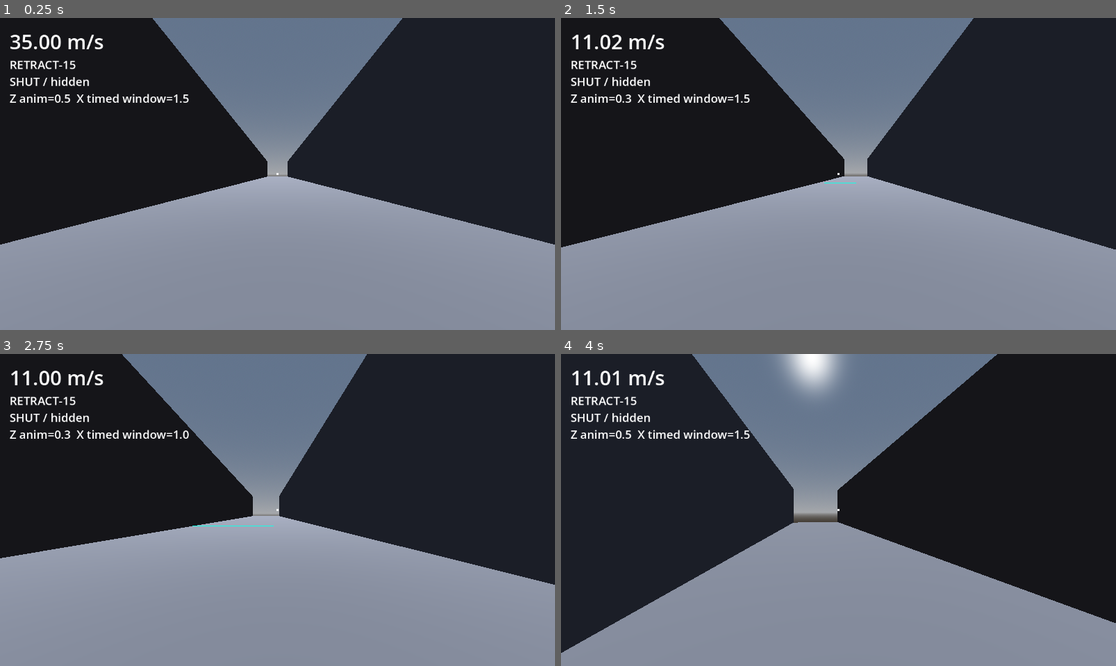
Above: before the commit, frames 1-4 (two rows, left to right).
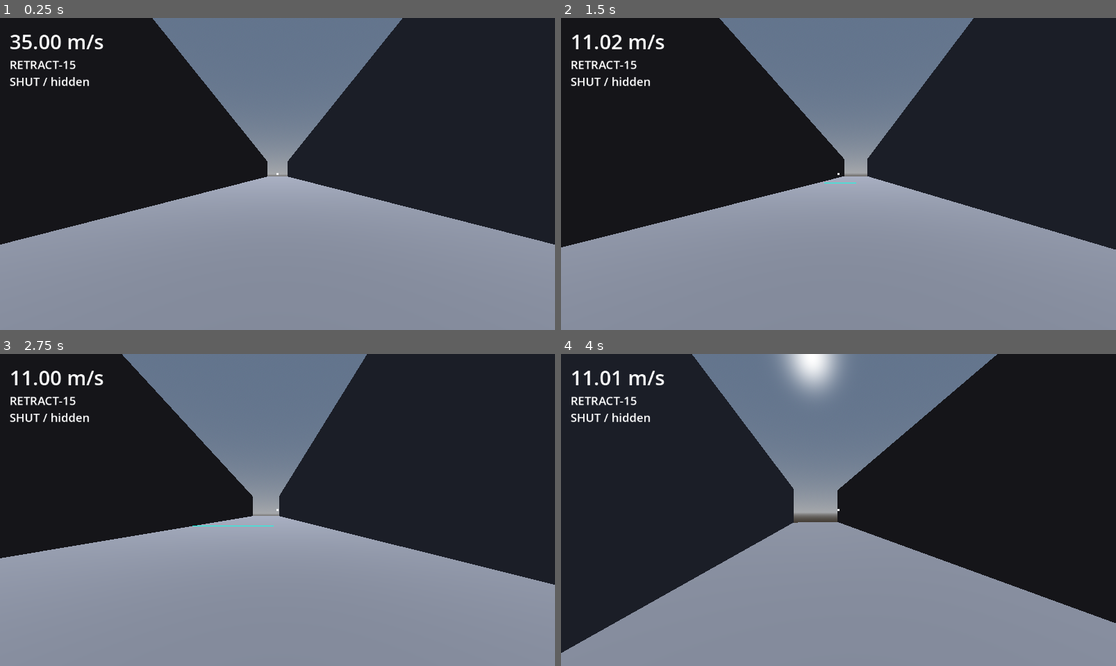
Above: after the commit, the same moments.

Repository: Crawford-Young/what-is-dark
Game: Godot game, scene res://scenes/gate_lab.tscn
Two runs of this game, one before a commit and one after it. Both use one fixed random seed, a clock stepped at 60 frames per second and the inputs below. This scene is started directly instead of the project's main scene.
Inputs (mouse positions are in pixels of both pictures, inside the frame that each line leads up to):
- Up to frame 1 (0.25 s): no input
- Up to frame 2 (1.5 s): tap Enter at 0.5 s; move the mouse to (866, 174) at 0.52 s; hold W (move_forward) from 0.53 s (still down); click (866, 174) at 0.6 s; tap Space (jump) at 0.77 s; tap Z at 0.8, 1.35 s; move the mouse to (810, 174) at 1.27 s
- Up to frame 3 (2.75 s): keep holding W (move_forward); tap Space (jump) at 1.52 s; tap X at 1.55, 2.1 s; move the mouse to (288, 503) at 2.02 s; click (288, 503) at 2.3 s
- Up to frame 4 (4 s): keep holding W (move_forward); move the mouse to (832, 516) at 2.77 s; click (832, 516) at 2.85 s; tap Space (jump) at 3.02, 3.77 s; tap Z at 3.05 s; move the mouse to (877, 513) at 3.52 s; hold Q (glance) from 3.53 s (still down); tap X at 3.8 s

The runs differ from the first frame. In frame 1, 0.4% of the frame differs, in the area x 1-35%, y 24-28%; in frame 2, 0.4%; in frame 3, 0.4%; in frame 4, 0.4%.

Commit message:
revert: remove the T8 gate-lab DEBUG PROBE and feel-round keys
What: reverts 9bbebc7 (feel-round Z/X keys) and 78b7139 (run probe), closing
T8 Step 6. Campaign and feel rounds are done (results on #13).
Verified: git diff --cached 8805ab3 --stat -> empty (byte-identical to the
probe-revert baseline); git grep -c 'DEBUG PROBE' -> 0 files.
Next: feature commit TIMED_WINDOW 1.5 -> 1.0 (user pick) and the
ANIM_DURATION comment reworded to authored/feel-picked; then Step 7 log, T9.
Ruled out: keeping the probe for T9 (the feel gate rides shipped behaviour).

Refs #13

Co-Authored-By: Claude Opus 5.5 <noreply@anthropic.com>

Diff:
--- a/scripts/gate_lab.gd
+++ b/scripts/gate_lab.gd
@@ -39,25 +39,6 @@
 
 var STATIONS: Array = []  ## populated by _build_lanes(): [{"label","spawn","face","gate","line_z"}, ...]
 
-# DEBUG PROBE — remove before gates: per-run rider telemetry (T8 sightline probe + "obstacles are not hard" diagnosis).
-const PROBE_CAPTURE_DIR := "res://tools/probe/captures"  ## DEBUG PROBE — git-excluded via tools/probe/
-const PROBE_PASS_MARGIN := 5.0  ## DEBUG PROBE — a run ends this far (m) past the gate plane
-const PROBE_SLAM_ZONE := 3.0  ## DEBUG PROBE — SLAM window: this many m before the gate plane
-const PROBE_SLAM_DROP := 0.5  ## DEBUG PROBE — SLAM = zone min speed < this fraction of zone entry speed
-const PROBE_FLUSH_TICKS := 30  ## DEBUG PROBE — CSV flush cadence (events flush immediately)
-const PROBE_COLUMNS := "tick,station,x,y,z,hspeed,gate_state,openness,revealed,event"  ## DEBUG PROBE
-var _probe_file: FileAccess  ## DEBUG PROBE
-var _probe_path := ""  ## DEBUG PROBE
-var _probe_cur := {}  ## DEBUG PROBE — station dict of the latest run (rows keep logging after a run ends)
-var _probe_run := {}  ## DEBUG PROBE — active run record; empty = no run in flight
-const FEEL_ANIMS := [0.3, 0.5, 0.8]  ## DEBUG PROBE — Z cycles GateLogic.ANIM_DURATION, s
-const FEEL_WINDOWS := [1.0, 1.5, 2.5]  ## DEBUG PROBE — X cycles the TIMED-50 re-close window, s
-var _feel_anim_i := 1  ## DEBUG PROBE — requested index (launch default 0.5)
-var _feel_window_i := 1  ## DEBUG PROBE — requested index (launch default 1.5)
-var _feel_applied := [1, 1]  ## DEBUG PROBE — indices in force; changes land only while no gate is animating
-var _feel_label: Label  ## DEBUG PROBE
-
-
 @onready var _player: Player = $Player
 @onready var _speed_label: Label = $HUD/SpeedLabel
 @onready var _station_label: Label = $HUD/StationLabel
@@ -67,7 +48,6 @@
 func _ready() -> void:
 	_build_lanes()
 	_kill_y = _lowest_geometry_y - 10.0  # from the FINAL built geometry (T1's builder rule)
-	_feel_init()  ## DEBUG PROBE
 	_reset_to_station()
 
 
@@ -82,10 +62,6 @@
 				_reset_to_station()
 			KEY_R:
 				_reset_to_station()
-			KEY_Z:  ## DEBUG PROBE
-				_feel_anim_i = (_feel_anim_i + 1) % FEEL_ANIMS.size()  ## DEBUG PROBE
-			KEY_X:  ## DEBUG PROBE
-				_feel_window_i = (_feel_window_i + 1) % FEEL_WINDOWS.size()  ## DEBUG PROBE
 
 
 func _physics_process(_delta: float) -> void:
@@ -100,19 +76,15 @@
 		gate.reveal()
 	_gate_label.text = "%s / %s" % [GateLogic.State.keys()[gate.logic.state],
 		"revealed" if gate.is_revealed() else "hidden"]
-	_feel_tick()  ## DEBUG PROBE
-	_probe_tick(speed)  ## DEBUG PROBE
 
 
 ## Teleport to the station spawn and put its gate back to SHUT + hidden.
 func _reset_to_station() -> void:
-	_probe_on_reset()  ## DEBUG PROBE
 	var s: Dictionary = STATIONS[_station]
 	_player.teleport(s["spawn"], s["face"])
 	_player.velocity = (s["face"] as Vector3) * SPAWN_SPEED  # teleport() zeroes velocity
 	(s["gate"] as GateNode).reset()
 	_station_label.text = s["label"]
-	_probe_begin_run()  ## DEBUG PROBE
 
 
 func _build_lanes() -> void:
@@ -209,210 +181,3 @@
 ## Kill-plane tracking (surf_lab R1 #14): the plane sits below every built surface.
 func _track_lowest(y: float) -> void:
 	_lowest_geometry_y = minf(_lowest_geometry_y, y)
-
-
-## DEBUG PROBE — opens the CSV sink once and prints the GATE_PROBE header.
-func _probe_open() -> void:
-	if _probe_path != "":
-		return
-	var dir := ProjectSettings.globalize_path(PROBE_CAPTURE_DIR)
-	DirAccess.make_dir_recursive_absolute(dir)
-	var stamp := Time.get_datetime_string_from_system().replace(":", "-")
-	_probe_path = "%s/gate_%s.csv" % [dir, stamp]
-	_probe_file = FileAccess.open(_probe_path, FileAccess.WRITE)
-	print("GATE_PROBE: capture=%s PASS_MARGIN=%.1f SLAM_ZONE=%.1f SLAM_DROP=%.2f FLUSH_TICKS=%d ACTIVATE_RANGE=%.0f OPEN_THRESHOLD=%.2f tick_hz=%d | outcome := OPEN_PASS (open at gate plane) / SHUT_PASS_AROUND (|x off| > corridor half-width) / SHUT_PASS_OVER (y > barrier_height) / SLAM (min speed in last SLAM_ZONE m before plane < SLAM_DROP * zone entry speed, plane never reached) / FALL (respawn) / NO_ARRIVAL (reset before plane); SHUT_PASS_OTHER = shut at plane, neither around nor over" % [
-		_probe_path, PROBE_PASS_MARGIN, PROBE_SLAM_ZONE, PROBE_SLAM_DROP, PROBE_FLUSH_TICKS,
-		Player.ACTIVATE_RANGE, GateNode.OPEN_THRESHOLD, Engine.physics_ticks_per_second])
-	if _probe_file:
-		_probe_file.store_line(PROBE_COLUMNS)
-		_probe_file.flush()
-
-
-## DEBUG PROBE — run record for the station the rider was just placed on.
-func _probe_begin_run() -> void:
-	_probe_cur = STATIONS[_station]
-	var gate: GateNode = _probe_cur["gate"]
-	_probe_run = {"gate_z": gate.global_position.z, "lane_x": gate.global_position.x,
-		"line_tick": -1, "line_speed": 0.0, "click_tick": -1, "click_dist": 0.0,
-		"click_hit": "NONE", "click_revealed": false, "clicks": 0, "plane_tick": -1,
-		"plane_state": "", "plane_open": 0.0, "plane_xoff": 0.0, "plane_y": 0.0,
-		"max_xoff": 0.0, "zone_speed": -1.0, "zone_min": 0.0}
-
-
-## DEBUG PROBE — a reset/respawn ends the run in flight (called before the teleport).
-func _probe_on_reset() -> void:
-	_probe_open()
-	if _probe_cur.is_empty():
-		return
-	var respawn := _player.global_position.y < _kill_y
-	_probe_row("RESPAWN" if respawn else "RESET")
-	if not _probe_run.is_empty():
-		_probe_finish("FALL" if respawn else "")
-	if _probe_file:
-		_probe_file.flush()
-
-
-## DEBUG PROBE — one CSV row per physics tick, plus run bookkeeping and click polling.
-func _probe_tick(speed: float) -> void:
-	if _probe_cur.is_empty():
-		return
-	var p := _player.global_position
-	var tick := Engine.get_physics_frames()
-	var events: Array = []
-	if not _probe_run.is_empty():
-		_probe_track(p, speed, tick, events)
-	if Input.is_action_just_pressed(&"activate"):
-		events.append("CLICK")
-		_probe_click(p, tick)
-	_probe_row("|".join(events))
-	if not events.is_empty() or tick % PROBE_FLUSH_TICKS == 0:
-		if _probe_file:
-			_probe_file.flush()
-
-
-## DEBUG PROBE — line crossing, gate-plane arrival, slam zone and run end.
-func _probe_track(p: Vector3, speed: float, tick: int, events: Array) -> void:
-	var r := _probe_run
-	var gate: GateNode = _probe_cur["gate"]
-	var gate_z: float = r["gate_z"]
-	if r["line_tick"] < 0 and p.z <= float(_probe_cur["line_z"]):
-		r["line_tick"] = tick
-		r["line_speed"] = speed
-		events.append("LINE_CROSS")
-	if r["line_tick"] >= 0 and r["plane_tick"] < 0:
-		r["max_xoff"] = maxf(r["max_xoff"], absf(p.x - r["lane_x"]))
-	if r["plane_tick"] < 0 and p.z <= gate_z + PROBE_SLAM_ZONE and p.z > gate_z:
-		if r["zone_speed"] < 0.0:
-			r["zone_speed"] = speed
-			r["zone_min"] = speed
-		r["zone_min"] = minf(r["zone_min"], speed)
-	if r["plane_tick"] < 0 and p.z <= gate_z:
-		r["plane_tick"] = tick
-		r["plane_state"] = GateLogic.State.keys()[gate.logic.state]
-		r["plane_open"] = gate.logic.openness()
-		r["plane_xoff"] = p.x - r["lane_x"]
-		r["plane_y"] = p.y
-		events.append("GATE_PLANE")
-	if r["plane_tick"] >= 0 and p.z <= gate_z - PROBE_PASS_MARGIN:
-		_probe_finish("")
-
-
-## DEBUG PROBE — classifies the click; click_* fields record the OPENING click, `clicks` counts all.
-func _probe_click(p: Vector3, tick: int) -> void:
-	var gate: GateNode = _probe_cur["gate"]
-	var hit_class := _probe_classify(gate)
-	if _probe_run.is_empty():
-		return
-	var r := _probe_run
-	r["clicks"] += 1
-	# Opening click = first click after the line that is a TARGET hit while revealed
-	# (only the Target body opens a gate); a miss or a barrier/bridge click is not it.
-	if r["line_tick"] >= 0 and r["click_tick"] < 0 and hit_class == "TARGET" and gate.is_revealed():
-		r["click_tick"] = tick
-		r["click_dist"] = p.z - float(r["gate_z"])
-		r["click_hit"] = hit_class
-		r["click_revealed"] = gate.is_revealed()
-
-
-## DEBUG PROBE — the same ray the player casts: TARGET / BARRIER / BRIDGE / OTHER / NONE.
-func _probe_classify(gate: GateNode) -> String:
-	var from := (_player.get_node("Head/Camera") as Camera3D).global_position
-	var query := PhysicsRayQueryParameters3D.create(from, from + _player.camera_forward() * Player.ACTIVATE_RANGE)
-	query.exclude = [_player.get_rid()]
-	var hit := _player.get_world_3d().direct_space_state.intersect_ray(query)
-	if hit.is_empty():
-		return "NONE"
-	var collider := hit.collider as Node
-	if GateNode.resolve_gate(collider) != gate:
-		return "OTHER"
-	match String(collider.name):
-		"Target":
-			return "TARGET"
-		"Barrier":
-			return "BARRIER"
-		"Bridge":
-			return "BRIDGE"
-	return "OTHER"
-
-
-## DEBUG PROBE — outcome from the recorded run; forced is "FALL" on a respawn.
-func _probe_outcome(forced: String) -> String:
-	if forced != "":
-		return forced
-	var r := _probe_run
-	var gate: GateNode = _probe_cur["gate"]
-	if r["plane_tick"] < 0:
-		var slam: bool = r["zone_speed"] >= 0.0 and r["zone_min"] < PROBE_SLAM_DROP * r["zone_speed"]
-		return "SLAM" if slam else "NO_ARRIVAL"
-	if r["plane_open"] >= GateNode.OPEN_THRESHOLD:
-		return "OPEN_PASS"
-	if absf(r["plane_xoff"]) > gate.corridor_width / 2.0:
-		return "SHUT_PASS_AROUND"
-	if r["plane_y"] > gate.barrier_height:
-		return "SHUT_PASS_OVER"
-	return "SHUT_PASS_OTHER"
-
-
-## DEBUG PROBE — prints the one GATE_RUN summary line and closes the run.
-func _probe_finish(forced: String) -> void:
-	var r := _probe_run
-	var hz := float(Engine.physics_ticks_per_second)
-	var has_click: bool = r["click_tick"] >= 0
-	var dt: int = r["click_tick"] - r["line_tick"]
-	print("GATE_RUN station=%s outcome=%s line_speed=%s click_ticks=%s click_s=%s click_dist=%s click_hit=%s click_revealed=%s clicks=%d plane_state=%s plane_open=%s plane_xoff=%s plane_y=%s max_xoff=%.2f" % [
-		_probe_cur["label"], _probe_outcome(forced),
-		("%.2f" % r["line_speed"]) if r["line_tick"] >= 0 else "NA",
-		str(dt) if has_click else "NA", ("%.3f" % (dt / hz)) if has_click else "NA",
-		("%.2f" % r["click_dist"]) if has_click else "NA", r["click_hit"] if has_click else "NA",
-		str(r["click_revealed"]) if has_click else "NA", r["clicks"],
-		r["plane_state"] if r["plane_tick"] >= 0 else "NA",
-		("%.2f" % r["plane_open"]) if r["plane_tick"] >= 0 else "NA",
-		("%.2f" % r["plane_xoff"]) if r["plane_tick"] >= 0 else "NA",
-		("%.2f" % r["plane_y"]) if r["plane_tick"] >= 0 else "NA", r["max_xoff"]])
-	_probe_run = {}
-
-
-## DEBUG PROBE — appends one CSV row; the event column joins same-tick events with "|".
-func _probe_row(event: String) -> void:
-	if _probe_file == null or _probe_cur.is_empty():
-		return
-	var gate: GateNode = _probe_cur["gate"]
-	var p := _player.global_position
-	_probe_file.store_line("%d,%s,%.4f,%.4f,%.4f,%.4f,%s,%.3f,%d,%s" % [
-		Engine.get_physics_frames(), _probe_cur["label"], p.x, p.y, p.z,
-		Vector2(_player.velocity.x, _player.velocity.z).length(),
-		GateLogic.State.keys()[gate.logic.state], gate.logic.openness(),
-		1 if gate.is_revealed() else 0, event])
-
-
-## DEBUG PROBE — readout label under the gate label.
-func _feel_init() -> void:
-	_feel_label = Label.new()
-	_feel_label.position = Vector2(20.0, 150.0)
-	_feel_label.add_theme_font_size_override("font_size", 24)
-	$HUD.add_child(_feel_label)
-	print("FEEL anim=%s window=%s" % [GateLogic.ANIM_DURATION, TIMED_WINDOW])
-
-
-## DEBUG PROBE — applies a requested change once no gate is mid-animation (it finishes at its old duration).
-func _feel_tick() -> void:
-	_feel_show()
-	if _feel_applied == [_feel_anim_i, _feel_window_i]:
-		return
-	for s in STATIONS:
-		var st: int = (s["gate"] as GateNode).logic.state
-		if st == GateLogic.State.OPENING or st == GateLogic.State.RECLOSING:
-			return
-	_feel_applied = [_feel_anim_i, _feel_window_i]
-	GateLogic.ANIM_DURATION = FEEL_ANIMS[_feel_anim_i]
-	var timed: GateNode = (STATIONS[STATIONS.size() - 1]["gate"] as GateNode)
-	timed.timed_window = FEEL_WINDOWS[_feel_window_i]  # survives reset(), which rebuilds the logic
-	timed.logic.timed_window = FEEL_WINDOWS[_feel_window_i]
-	print("FEEL anim=%s window=%s" % [GateLogic.ANIM_DURATION, timed.timed_window])
-
-
-## DEBUG PROBE
-func _feel_show() -> void:
-	var pending := " (pending)" if _feel_applied != [_feel_anim_i, _feel_window_i] else ""
-	_feel_label.text = "Z anim=%s  X timed window=%s%s" % [
-		FEEL_ANIMS[_feel_applied[0]], FEEL_WINDOWS[_feel_applied[1]], pending]
--- a/scripts/logic/gate_logic.gd
+++ b/scripts/logic/gate_logic.gd
@@ -6,7 +6,7 @@
 
 enum State { SHUT, OPENING, OPEN, RECLOSING }
 
-static var ANIM_DURATION := 0.5  ## DEBUG PROBE — was const; gate_lab feel-round keys mutate it live
+const ANIM_DURATION := 0.5
 const NO_RECLOSE := -1.0  ## timed_window value for gates that stay open
 
 var state: int = State.SHUT
--- a/tests/unit/test_gate_lab_smoke.gd
+++ b/tests/unit/test_gate_lab_smoke.gd
@@ -158,33 +158,3 @@
 	assert_eq(gate.logic.openness(), 0.0)
 	assert_false(gate.is_revealed())
 	assert_false(gate.try_activate_from(gate.get_node("Target")))
-
-
-func _feel_key(lab: Node3D, keycode: int) -> void:  ## DEBUG PROBE
-	var ev := InputEventKey.new()  ## DEBUG PROBE
-	ev.physical_keycode = keycode  ## DEBUG PROBE
-	ev.pressed = true  ## DEBUG PROBE
-	lab._unhandled_input(ev)  ## DEBUG PROBE
-
-
-func test_feel_keys_cycle_and_apply_values() -> void:  ## DEBUG PROBE
-	var lab: Node3D = load("res://scenes/gate_lab.tscn").instantiate()  ## DEBUG PROBE
-	add_child_autofree(lab)  ## DEBUG PROBE
-	var timed: GateNode = lab.STATIONS[lab.STATIONS.size() - 1]["gate"]  ## DEBUG PROBE
-	_feel_key(lab, KEY_Z)  ## DEBUG PROBE
-	_feel_key(lab, KEY_X)  ## DEBUG PROBE
-	assert_eq([lab._feel_anim_i, lab._feel_window_i], [2, 2], "Z/X advance the requested indices")  ## DEBUG PROBE
-	lab._feel_tick()  ## DEBUG PROBE
-	var anim_one: float = GateLogic.ANIM_DURATION  ## DEBUG PROBE
-	var window_one: float = timed.logic.timed_window  ## DEBUG PROBE
-	var window_field_one: float = timed.timed_window  ## DEBUG PROBE
-	_feel_key(lab, KEY_Z)  ## DEBUG PROBE
-	_feel_key(lab, KEY_X)  ## DEBUG PROBE
-	assert_eq([lab._feel_anim_i, lab._feel_window_i], [0, 0], "both wrap")  ## DEBUG PROBE
-	lab._feel_tick()  ## DEBUG PROBE
-	var anim_two: float = GateLogic.ANIM_DURATION  ## DEBUG PROBE
-	GateLogic.ANIM_DURATION = 0.5  ## DEBUG PROBE - restore the static for other tests
-	assert_eq(anim_one, 0.8, "one Z press from the 0.5 default applies 0.8")  ## DEBUG PROBE
-	assert_eq(window_one, 2.5, "one X press from 1.5 applies 2.5 to the live logic")  ## DEBUG PROBE
-	assert_eq(window_field_one, 2.5, "and to the field reset() rebuilds from")  ## DEBUG PROBE
-	assert_eq(anim_two, 0.3, "a second Z press wraps to 0.3")  ## DEBUG PROBE
